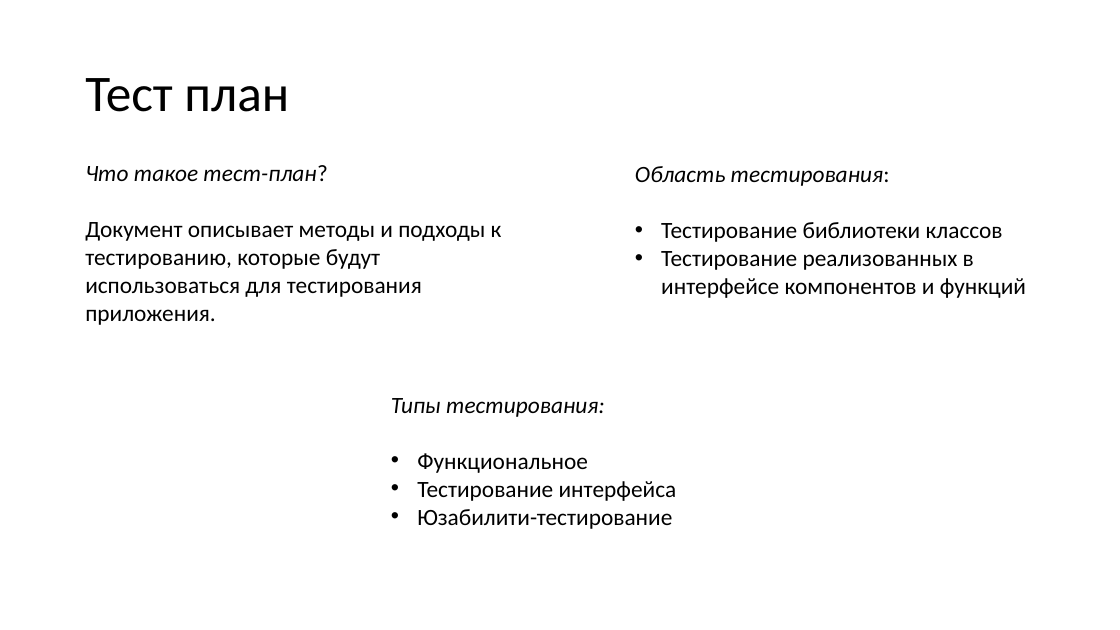
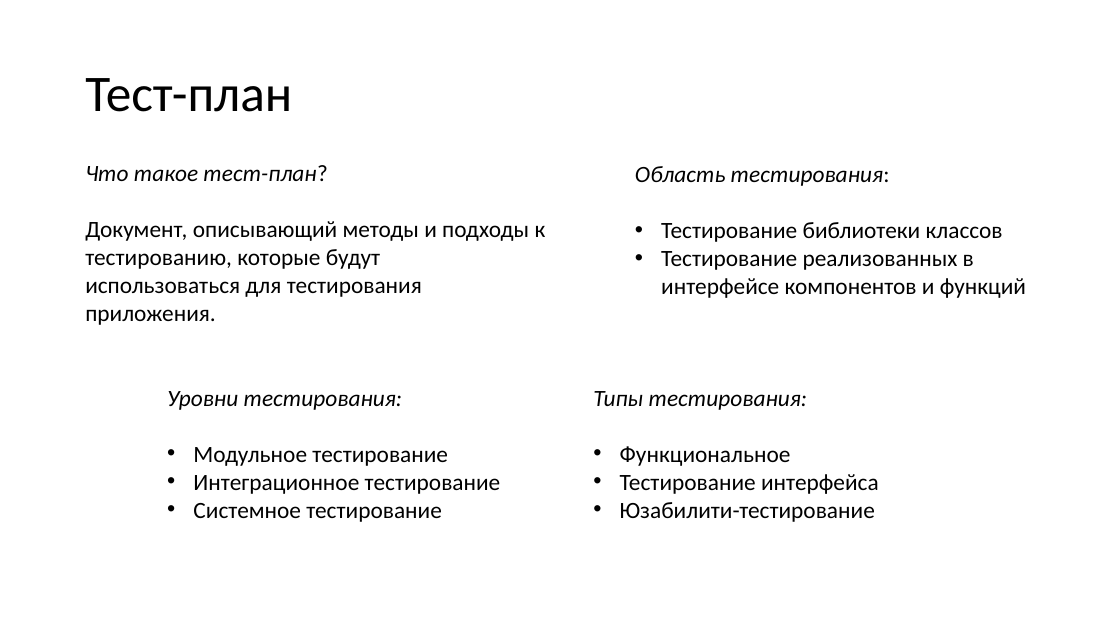
Before and after one commit to N0tilT/Timelon, a slide deck: slide 22 of docs/Timelon.pptx (slide 23 before the commit). Drawn at 1120x630 pixels with LibreOffice and Linux fonts; fonts in the diff are those of the drawing. Boxes give left, top, right and bottom in pixels: in the first picture for what was removed or moved away, otherwise in the second. Text is boxed around its words. In the diff, an @@ line names an element or a change of style, - is before the commit and + after.

Commit message:
pr

```diff
--- a/docs/Timelon.pptx
+++ b/docs/Timelon.pptx
@@ title at (85,78,292,112): text changed @@
-Тест план
+Тест-план
@@ text at (85,221,546,269): text changed @@
-Документ описывает методы и подходы к тестированию, которые будут
+Документ, описывающий методы и подходы к тестированию, которые будут
@@ text "Типы тестирования:": place and size @@
-text "Типы тестирования:" at (391,398,677,529)
+text "Типы тестирования:" at (593,391,879,522)
@@ text added at (167,391,501,522), 20 pt, text #000000 @@
+Уровни тестирования:
+• Модульное тестирование
+• Интеграционное тестирование
+• Системное тестирование
```
Also in this commit, not shown: 1 other slide changed, 2 slides added, 3 slides removed.
